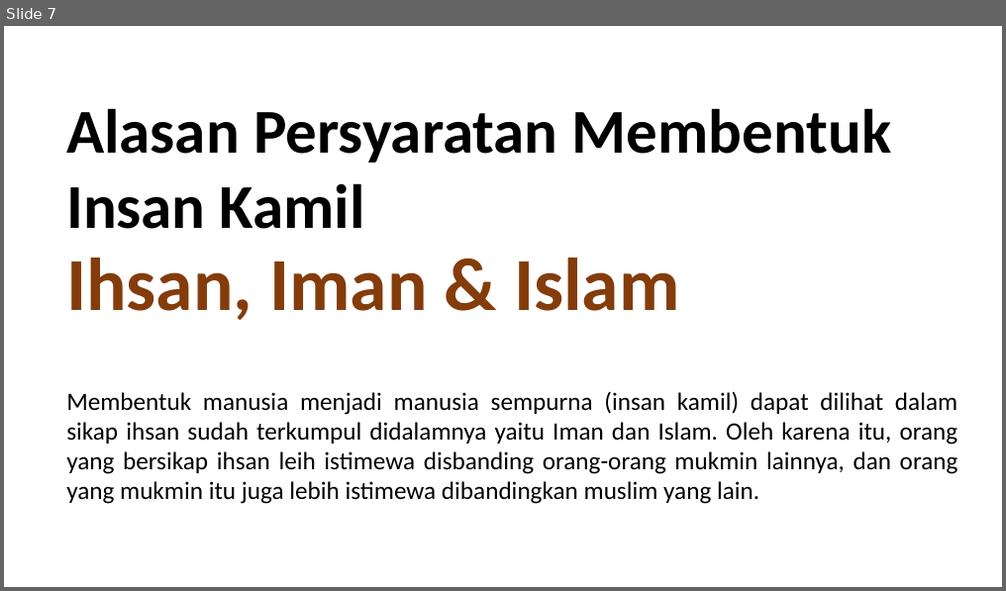
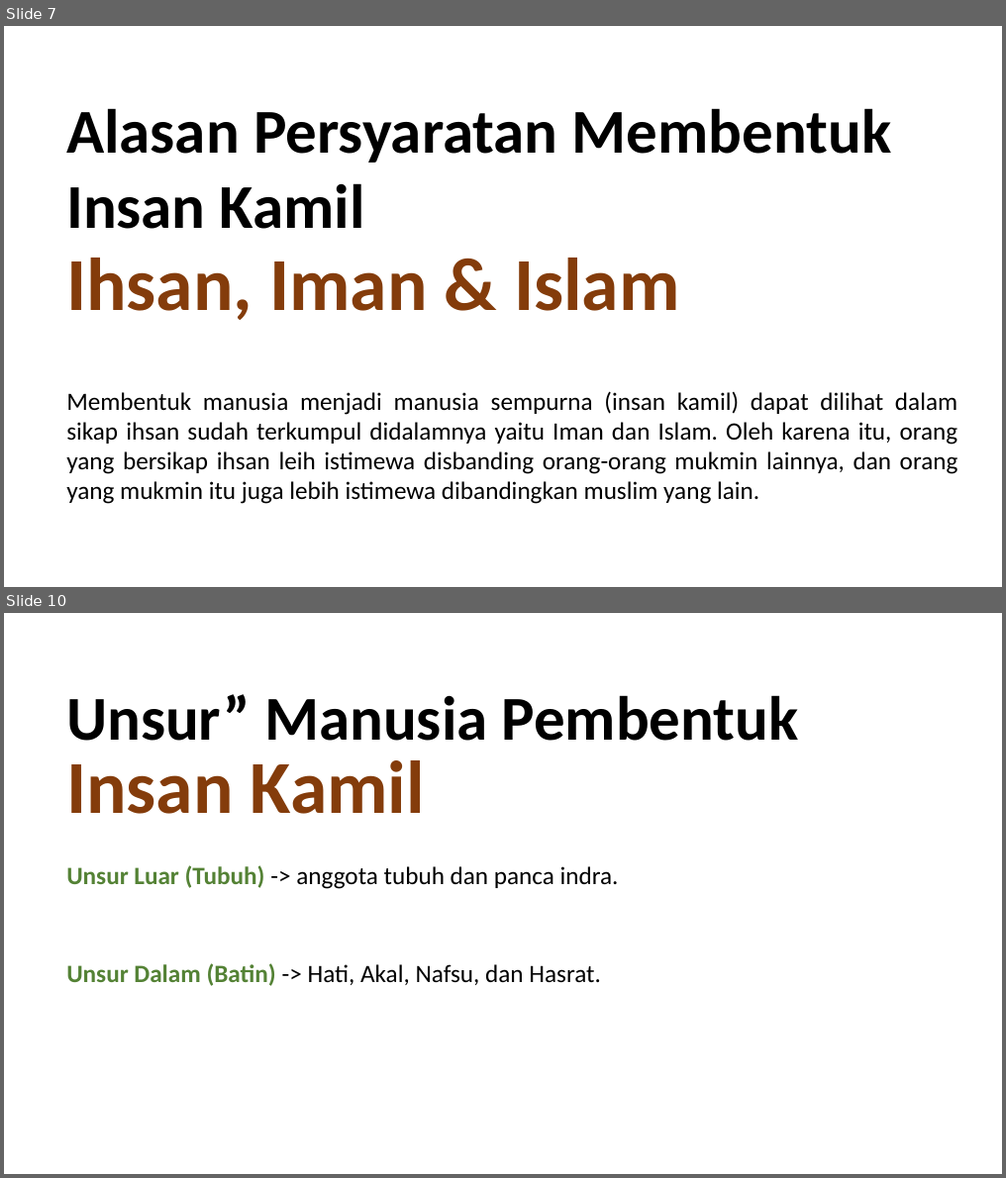
Before and after one commit to fsdio/my-kuliah, a slide deck: SEMESTER 5/[RABU] Pendidikan Agama Islam/presentasi/dd.pptx. Shown one above the other, each under a label of ours: slide 7 before the commit, slides 7 and 10 after it; the slides between them are not shown. The pictures are 1006x591 and 1006x1178 pixels, drawn with LibreOffice and Linux fonts; fonts in the diff are those of the drawing. Boxes give left, top, right and bottom in pixels: in the first picture for what was removed or moved away, otherwise in the second. Text is boxed around its words. In the diff, an @@ line names an element or a change of style, - is before the commit and + after.

```diff
--- a/SEMESTER 5/[RABU] Pendidikan Agama Islam/presentasi/dd.pptx
+++ b/SEMESTER 5/[RABU] Pendidikan Agama Islam/presentasi/dd.pptx
@@ slide 10 added at (4, 613, 1002, 1174), background #FFFFFF @@
@@ text added at (66, 694, 799, 741), 60 pt, text #000000, bold @@
+Unsur” Manusia Pembentuk
@@ text added at (66, 761, 425, 814), 72 pt, text #843C0B, bold @@
+Insan Kamil
@@ text added at (66, 865, 619, 889), 24 pt, text #000000 @@
+Unsur Luar (Tubuh) -> anggota tubuh dan panca indra.
@@ text added at (66, 963, 601, 986), 24 pt, text #000000 @@
+Unsur Dalam (Batin) -> Hati, Akal, Nafsu, dan Hasrat.
```
Also in this commit, not shown: 5 other slides added, 9 other files.
